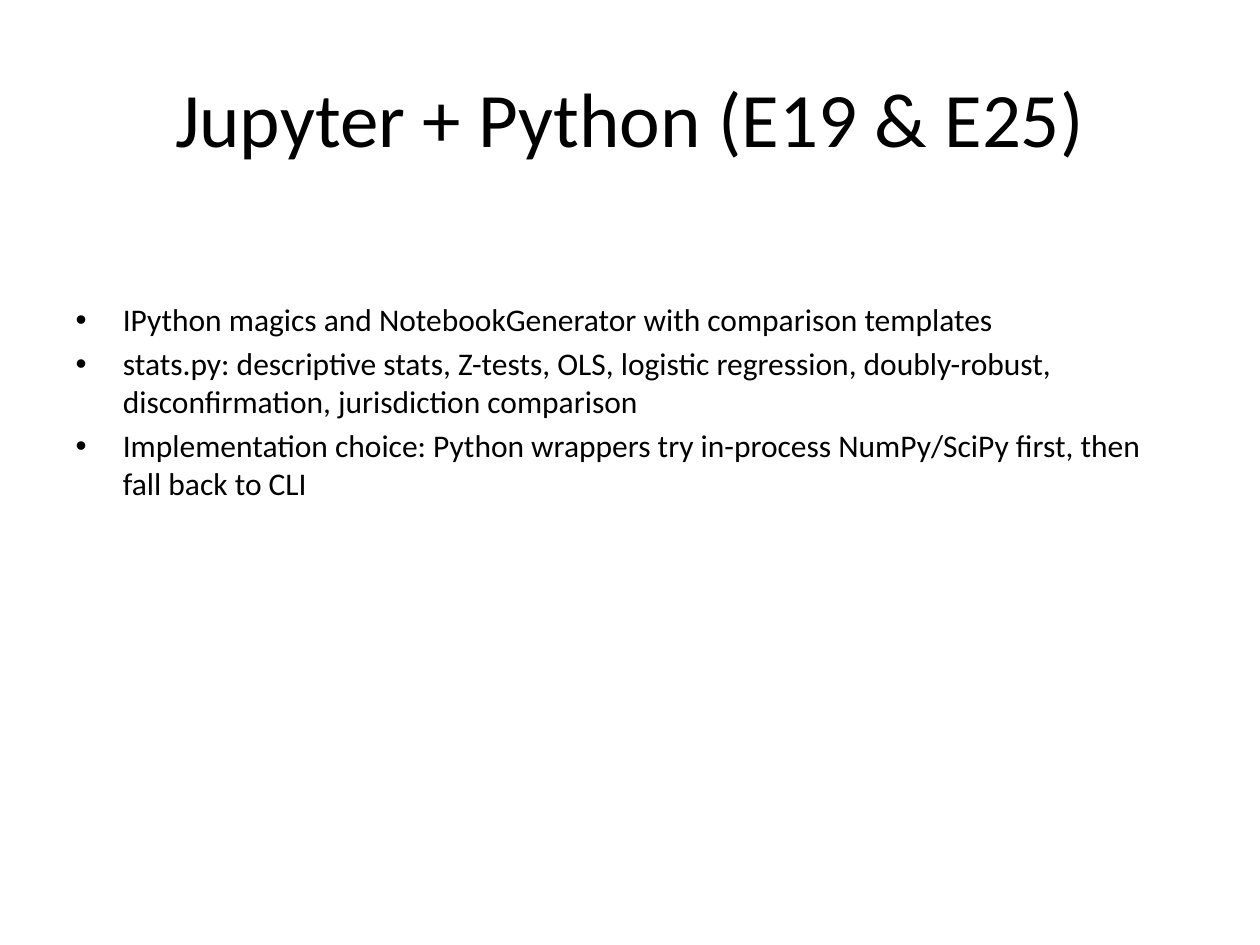
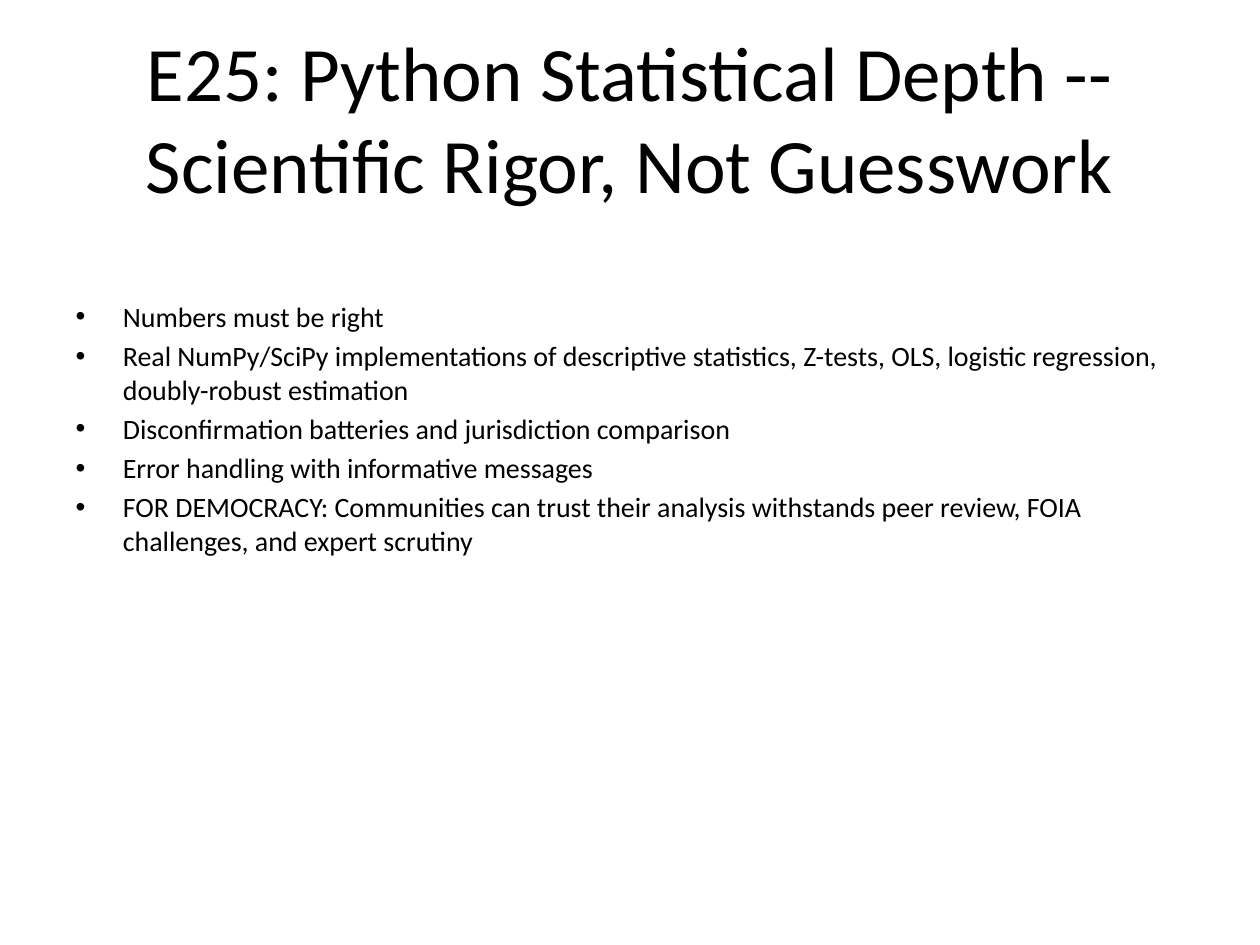
Before and after one commit to elijah/akashic-civics, a slide deck: slide 14 of presentation/akashic_civics_presentation.pptx (slide 8 before the commit). Drawn at 1260x945 pixels with LibreOffice and Linux fonts; fonts in the diff are those of the drawing. Boxes give left, top, right and bottom in pixels: in the first picture for what was removed or moved away, otherwise in the second. Text is boxed around its words. In the diff, an @@ line names an element or a change of style, - is before the commit and + after.

Commit message:
Revise presentation: restructure narrative around civic democracy arc (measurement -> accountability -> reform)

```diff
--- a/presentation/akashic_civics_presentation.pptx
+++ b/presentation/akashic_civics_presentation.pptx
@@ title at box(146, 47, 1113, 207): text changed @@
-Jupyter + Python (E19 & E25)
+E25: Python Statistical Depth -- Scientific Rigor, Not Guesswork
@@ text at box(123, 307, 1156, 556): text changed; size 18 to 16 pt @@
-• IPython magics and NotebookGenerator with comparison templates
-• stats.py: descriptive stats, Z-tests, OLS, logistic regression, doubly-robust, disconfirmation, jurisdiction comparison
-• Implementation choice: Python wrappers try in-process NumPy/SciPy first, then fall back to CLI
+• Numbers must be right
+• Real NumPy/SciPy implementations of descriptive statistics, Z-tests, OLS, logistic regression, doubly-robust estimation
+• Disconfirmation batteries and jurisdiction comparison
+• Error handling with informative messages
+• FOR DEMOCRACY: Communities can trust their analysis withstands peer review, FOIA challenges, and expert scrutiny
```
Also in this commit, not shown: 11 other slides changed, 5 slides added, 8 slides removed, 2 other files.
